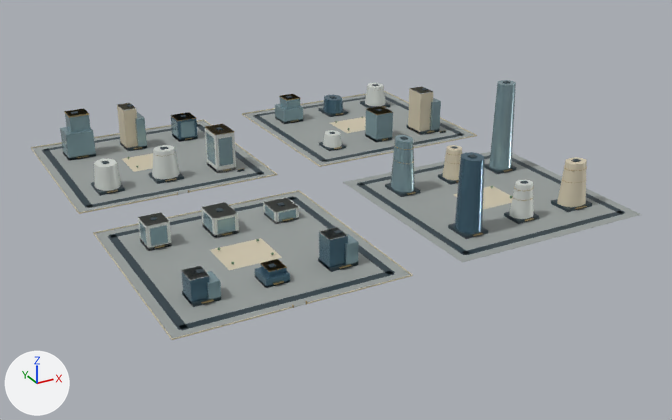
What one commit did to the glTF model web/public/assets/3d/ampliworld/GC-CITY-2030/GC-TILE-13-11.glb.
The view is the same before and after, from a 50 mm lens placed at (2334.0, 2697.0, 583.0), pointed at (3015.0, 3935.0, -36.0). The axes (+X, +Y, +Z) are drawn at lower left. The lights are the same throughout. The first picture is the older version. Where no turn or scale is listed for an object, it has been applied to the vertices. Vertices at exactly the same position are counted once.

Names of what the first picture shows: 'GC-TILE-13-11-blue', 'GC-TILE-13-11-dark', 'GC-TILE-13-11-glass', 'GC-TILE-13-11-gold', 'GC-TILE-13-11-ivory', 'GC-TILE-13-11-paving', 'GC-TILE-13-11-white' and 1 more.
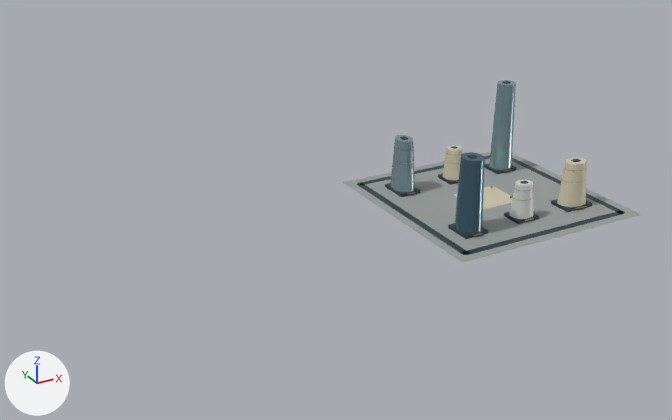
Boxes (x1, y1, x2, y2) around the edits, measured in the pictures (672 x 420 px):
'GC-TILE-13-11-paving', reshaped (51% narrower, 55% shorter)
    before: (32, 92, 641, 338)
    after: (343, 152, 641, 263)
'GC-TILE-13-11-dark', reshaped (54% narrower, 30% shorter)
    before: (42, 81, 625, 330)
    after: (357, 81, 625, 255)
'GC-TILE-13-11-glass', reshaped (72% narrower, 50% shorter)
    before: (60, 80, 516, 303)
    after: (391, 80, 516, 192)
'GC-TILE-13-11-ivory', reshaped (74% narrower, 74% shorter)
    before: (31, 87, 587, 340)
    after: (443, 145, 587, 209)
'GC-TILE-13-11-white', reshaped (94% narrower, 80% shorter)
    before: (94, 83, 533, 281)
    after: (509, 180, 533, 219)
'GC-TILE-13-11-blue', reshaped (90% narrower, 61% shorter)
    before: (171, 95, 484, 305)
    after: (455, 152, 484, 234)
'GC-TILE-13-11-gold', reshaped
    before: (64, 90, 587, 308)
    after: (393, 144, 587, 236)
part 1 of me_mesh_0, deleted
    before: (32, 121, 275, 212)
part 2 of me_mesh_0, deleted
    before: (244, 92, 474, 165)
part 3 of me_mesh_0, deleted
    before: (95, 191, 410, 338)
part 4 of me_mesh_1, deleted
    before: (42, 84, 465, 330)
part 5 of me_mesh_2, deleted
    before: (31, 87, 477, 340)
part 6 of me_mesh_6, deleted
    before: (60, 95, 441, 303)
part 7 of me_mesh_5, deleted
    before: (64, 90, 446, 308)
part 8 of me_mesh_8, deleted
    before: (171, 95, 348, 305)
part 9 of me_mesh_7, deleted
    before: (94, 83, 433, 281)

What the commit changed:
me_mesh_0 is used by ob_gc_tile_13_11_paving; location (0.0, 0.0, 0.0).
me_mesh_0 had 32 vertices, 48 faces and spanned x 2621.0..3379.0, y 3621.0..4379.0, z 0.0.
me_mesh_0 now has 8 vertices, 12 faces and spans x 3041.0..3379.0, y 3621.0..3959.0, z 0.0.
me_mesh_0 part 1: the loose piece of 8 vertices spanning x 2621.0..2959.0, y 4041.0..4379.0, z 0.0 is deleted.
me_mesh_0 part 2: the loose piece of 8 vertices spanning x 3041.0..3379.0, y 4041.0..4379.0, z 0.0 is deleted.
me_mesh_0 part 3: the loose piece of 8 vertices spanning x 2621.0..2959.0, y 3621.0..3959.0, z 0.0 is deleted.
me_mesh_1 is used by ob_gc_tile_13_11_dark; location (0.0, 0.0, 0.0).
me_mesh_1 had 528 vertices, 792 faces and spanned x 2636.0..3364.0, y 3636.0..4364.0, z 0.0..155.0.
me_mesh_1 now has 128 vertices, 192 faces and spans x 3056.0..3364.0, y 3636.0..3944.0, z 0.0..155.0.
me_mesh_1 part 4: 50 loose pieces with 400 vertices, spanning x 2636.0..3364.0, y 3636.0..4364.0, z 0.0..82.0, are deleted.
me_mesh_2 is used by ob_gc_tile_13_11_ivory; location (0.0, 0.0, 0.0).
me_mesh_2 had 212 vertices, 332 faces and spanned x 2620.0..3380.0, y 3620.0..4380.0, z 0.0..81.0.
me_mesh_2 now has 52 vertices, 92 faces and spans x 3170.0..3334.0, y 3682.0..3901.0, z 0.0..74.0.
me_mesh_2 part 5: 20 loose pieces with 160 vertices, spanning x 2620.0..3380.0, y 3620.0..4380.0, z 0.0..81.0, are deleted.
me_mesh_5 is used by ob_gc_tile_13_11_gold; location (0.0, 0.0, 0.0).
me_mesh_5 had 1174 vertices, 1992 faces and spanned x 2672.0..3339.0, y 3620.0..4325.0, z 0.0..133.0.
me_mesh_5 now has 444 vertices, 792 faces and spans x 3092.0..3332.0, y 3676.0..3905.0, z 4.0..133.0.
me_mesh_5 part 7: 65 loose pieces with 730 vertices, spanning x 2672.0..3339.0, y 3620.0..4325.0, z 0.0..79.0, are deleted.
me_mesh_6 is used by ob_gc_tile_13_11_glass; location (0.0, 0.0, 0.0).
me_mesh_6 had 308 vertices, 476 faces and spanned x 2666.0..3331.0, y 3683.0..4323.0, z 0.0..154.0.
me_mesh_6 now has 44 vertices, 80 faces and spans x 3093.0..3330.0, y 3857.0..3907.0, z 5.0..154.0.
me_mesh_6 part 6: 33 loose pieces with 264 vertices, spanning x 2666.0..3331.0, y 3683.0..4323.0, z 0.0..79.0, are deleted.
me_mesh_7 is used by ob_gc_tile_13_11_white; location (0.0, 0.0, 0.0).
me_mesh_7 had 198 vertices, 332 faces and spanned x 2670.0..3331.0, y 3685.0..4327.0, z 0.0..81.0.
me_mesh_7 now has 22 vertices, 40 faces and spans x 3191.0..3229.0, y 3685.0..3719.0, z 5.0..57.0.
me_mesh_7 part 9: 15 loose pieces with 176 vertices, spanning x 2670.0..3331.0, y 3686.0..4327.0, z 0.0..81.0, are deleted.
me_mesh_8 is used by ob_gc_tile_13_11_blue; location (0.0, 0.0, 0.0).
me_mesh_8 had 84 vertices, 140 faces and spanned x 2671.0..3230.0, y 3679.0..4327.0, z 0.0..117.0.
me_mesh_8 now has 22 vertices, 40 faces and spans x 3091.0..3129.0, y 3679.0..3725.0, z 5.0..117.0.
me_mesh_8 part 8: 6 loose pieces with 62 vertices, spanning x 2671.0..3230.0, y 3684.0..4327.0, z 0.0..47.0, are deleted.
